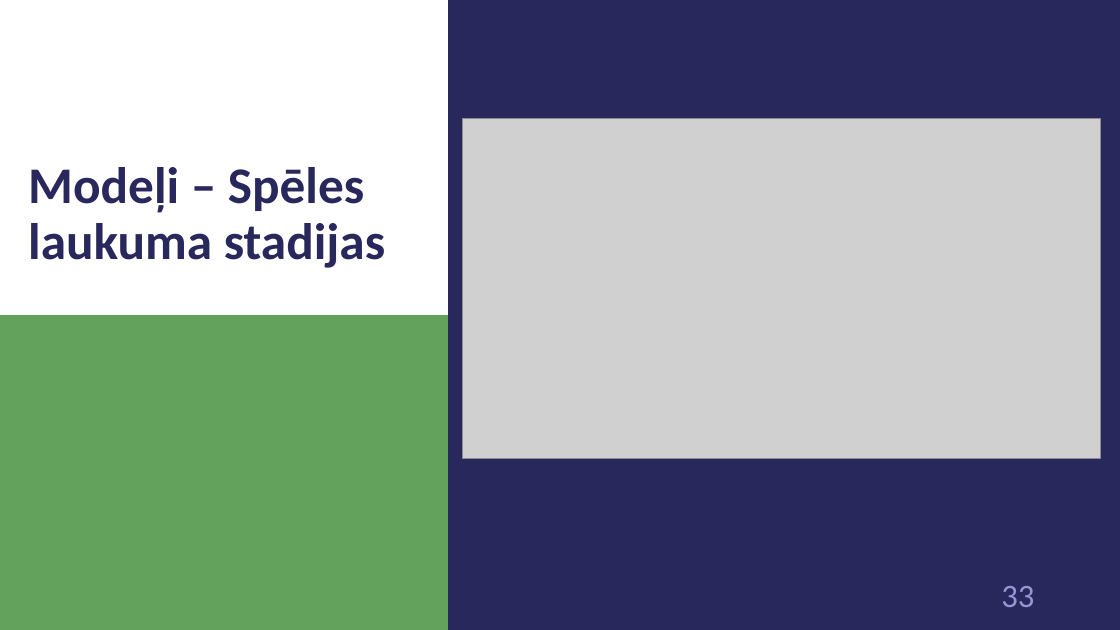
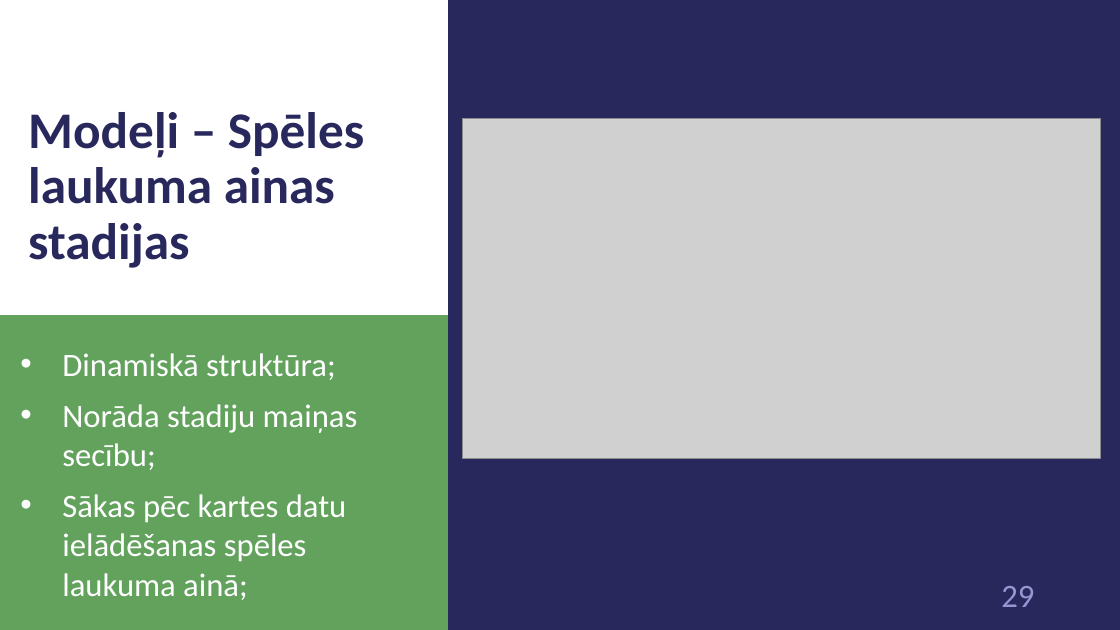
Before and after one commit to 1ivyatan/drumstalotajs, a slide deck: slide 29 of Documentation/Prezentācija.pptx (slide 33 before the commit). Drawn at 1120x630 pixels with LibreOffice and Linux fonts; fonts in the diff are those of the drawing; grey boxes stand for pictures. Boxes give left, top, right and bottom in pixels: in the first picture for what was removed or moved away, otherwise in the second. Text is boxed around its words. In the diff, an @@ line names an element or a change of style, - is before the commit and + after.

```diff
--- a/Documentation/Prezentācija.pptx
+++ b/Documentation/Prezentācija.pptx
@@ title at (x1=28, y1=112, x2=364, y2=268): text changed @@
-Modeļi – Spēles laukuma stadijas
+Modeļi – Spēles laukuma ainas stadijas
@@ text added at (x1=62, y1=353, x2=358, y2=600), 28 pt, text #FFFFFF @@
+• Dinamiskā struktūra;
+• Norāda stadiju maiņas secību;
+• Sākas pēc kartes datu ielādēšanas spēles laukuma ainā;
@@ page number at (x1=1001, y1=586, x2=1034, y2=607): text changed @@
-33
+29
```
Also in this commit, not shown: 11 other slides changed, 1 slide added, 5 slides removed.
